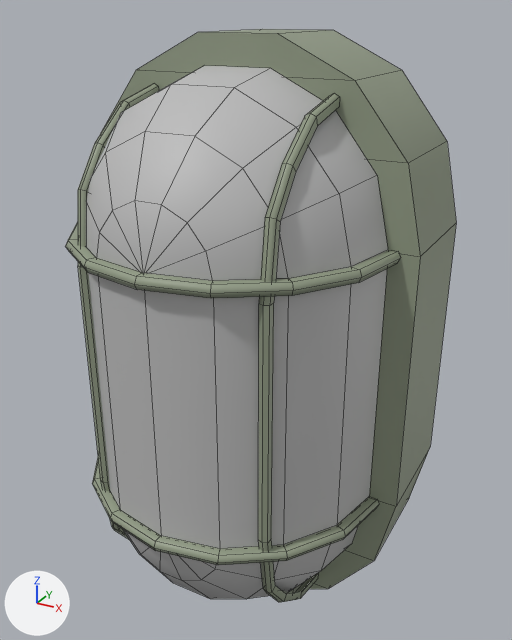
The FBX model Assets/Models/Level/WallLamp_01.fbx: old version first, new version second.
Camera for both pictures: a 50 mm lens placed at (0.00219, -0.00454, 0.00213), pointed at (0.00012, -0.00077, 0.00024). Every picture has the same lights, and +X, +Y and +Z are marked at lower left. Mesh edges are drawn as thin lines. Where no turn or scale is listed for an object, it has been applied to the vertices.

The older version as bpy lines, for what is in view:
```python
me_mesh = bpy.data.meshes.new('Mesh')
me_mesh.from_pydata(...)  # 288 vertices, 223 faces; spans x -0.00117..0.00117, y -0.00185..0.0, z -0.002..0.002
# faces by material slot: [159, 64]
me_mesh.materials.append(mat_m_beige)  # grey #929c85
me_mesh.materials.append(mat_glass)  # grey #bcbcbc
# before: 153 (0.00106, -0.00079, 0.00137) at pixel (408, 163), 154 (0.00073, -0.00079, 0.00177) at pixel (355, 80), 155 (0.00026, -0.00079, 0.002) at pixel (277, 33), 156 (-0.00026, -0.00079, 0.002) at pixel (197, 32), 157 (-0.00073, -0.00079, 0.00177) at pixel (135, 70)
# before: 158 (-0.00106, -0.00079, 0.00137) at pixel (100, 132), 159 (-0.00117, -0.00079, 0.00086), 160 (0.00117, -0.00079, 0.00086) at pixel (420, 256), 163 (-0.00106, -0.00079, -0.00137), 164 (-0.00117, -0.00079, -0.00086)
# before: 166 (-0.00073, -0.00079, -0.00177), 168 (-0.00026, -0.00079, -0.002), 170 (0.00026, -0.00079, -0.002), 172 (0.00073, -0.00079, -0.00177) at pixel (328, 588), 174 (0.00106, -0.00079, -0.00137) at pixel (374, 560)
# before: 176 (0.00117, -0.00079, -0.00086) at pixel (396, 506)
ob_walllamp_01 = bpy.data.objects.new('WallLamp_01', me_mesh)
ob_walllamp_01.location = (0.0, 0.0, 0.0)
```
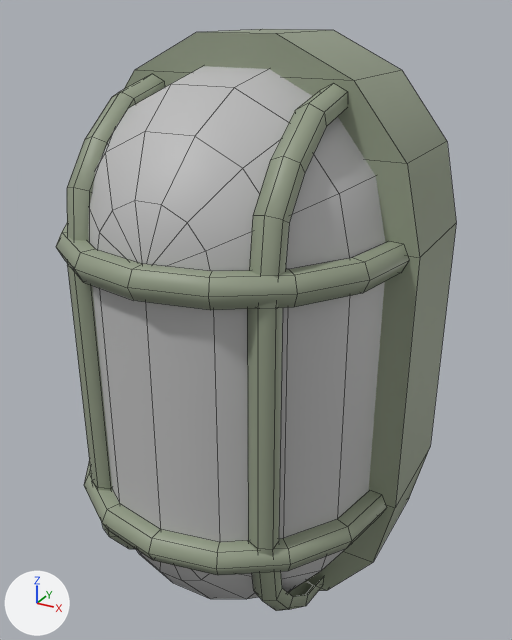
What the commit changed:
me_mesh is used by ob_walllamp_01; location (0.0, 0.0, 0.0).
Verts and faces of me_mesh; kept vertices keep their numbers, new ones are numbered from 288.
me_mesh had 288 vertices, 223 faces and spanned x -0.00117..0.00117, y -0.00185..0.0, z -0.002..0.002.
me_mesh now has 288 vertices, 223 faces and spans x -0.00117..0.00117, y -0.00191..0.0, z -0.002..0.002.
me_mesh part 1: the loose piece of 50 vertices spanning x -0.00062..-0.00056, y -0.0016..-0.00079, z -0.00173..0.0017 is rebuilt with 50 vertices and now spans x -0.00067..-0.00051, y -0.00166..-0.00079, z -0.00178..0.00176.
me_mesh part 2: the loose piece of 50 vertices spanning x 0.00058..0.00065, y -0.0016..-0.00079, z -0.00173..0.0017 is rebuilt with 50 vertices and now spans x 0.00053..0.0007, y -0.00166..-0.00079, z -0.00178..0.00176.
me_mesh part 3: the loose piece of 45 vertices spanning x -0.00106..0.00106, y -0.00185..-0.00079, z 0.0008..0.00087 is rebuilt with 45 vertices and now spans x -0.00112..0.00112, y -0.00191..-0.00079, z 0.00075..0.00092.
me_mesh part 4: the loose piece of 45 vertices spanning x -0.00106..0.00106, y -0.00185..-0.00079, z -0.00092..-0.00084 is rebuilt with 45 vertices and now spans x -0.00112..0.00112, y -0.00191..-0.00079, z -0.00097..-0.00079.
Part 5, on me_mesh:
Vertices 153 to 160, 163, 164, 166, 168, 170, 172, 174, 176 move by (0.0, -0.00001, 0.0).

Where the change shows, as pixel boxes (x1, y1, x2, y2) in the pictures (512 x 640 px; the box of a moved part takes in the faces that stretch with it):
'WallLamp_01', reshaped: before (66, 29, 456, 602); after (56, 29, 456, 611)
part 1 of me_mesh, rebuilt (20% wider): before (78, 83, 159, 539); after (67, 74, 164, 549)
part 2 of me_mesh, rebuilt (23% wider): before (258, 93, 340, 602); after (247, 83, 348, 611)
part 3 of me_mesh, rebuilt (13% taller): before (66, 222, 400, 298); after (56, 224, 409, 310)
part 4 of me_mesh, rebuilt: before (92, 458, 379, 565); after (84, 462, 387, 575)
part 5 of me_mesh, moved or reshaped: before (102, 29, 456, 589); after (124, 29, 456, 590)
